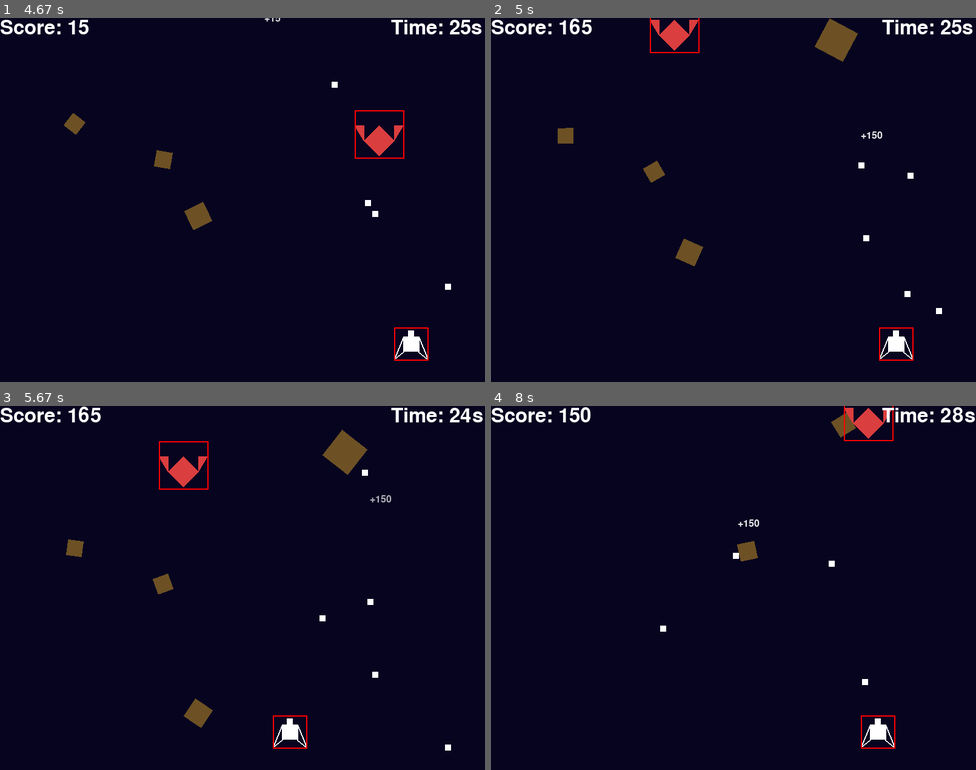
Above: before the commit, frames 1-4 (two rows, left to right).
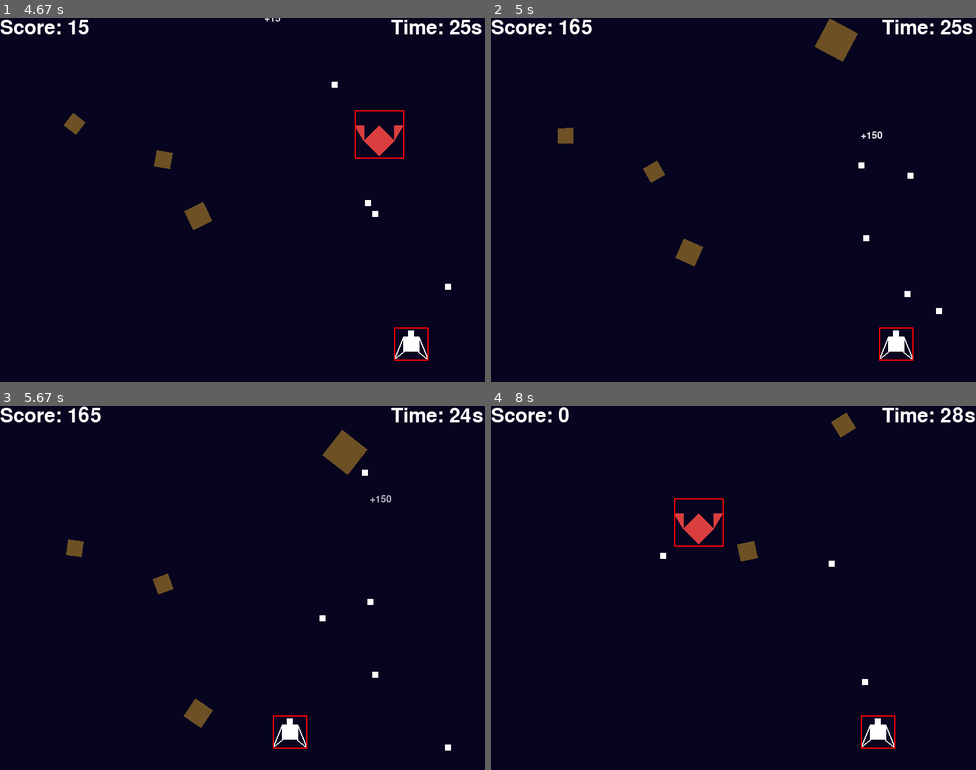
Above: after the commit, the same moments.

Repository: gnikkoch96/pygame-projects
Game: pygame game, started from test_game/shootemup_game/main.py
The game is run twice, just before and just after one commit, with the same random seed, the same clock (stepped at 60 frames per second) and the same inputs.
Inputs (mouse positions are in pixels of both pictures, inside the frame that each line leads up to):
- Up to frame 1 (4.67 s): tap Space at 0.33, 0.73, 1.03, 1.23, 1.53, 1.73, 2.03, 2.3, 2.6, 2.73, 3.03, 3.4, 3.7, 3.9, 4.2, 4.4 s; hold Right 0.67-1.13 s; hold Right 1.17-1.63 s; hold Left 1.67-2.2 s; hold Left 2.23-2.63 s; hold Right 2.67-3.3 s; hold Left 3.33-3.8 s; hold Right 3.83-4.3 s; hold Right from 4.33 s (still down)
- Up to frame 2 (5 s): tap Space at 4.7, 4.9 s; release Right at 4.8 s; hold Left from 4.83 s (still down)
- Up to frame 3 (5.67 s): tap Space at 5.2, 5.47 s; release Left at 5.37 s; hold Left from 5.4 s (still down)
- Up to frame 4 (8 s): tap Space at 5.77, 5.9, 6.2, 6.9, 7.2, 7.4, 7.7, 7.9 s; release Left at 5.8 s; hold Right 5.83-6.47 s; click (689, 635) at 6.55 s; hold Left 6.83-7.3 s; move the mouse to (791, 620) at 6.87 s; hold Right 7.33-7.8 s; hold Right from 7.83 s (still down)

Frame 1 is identical in both runs. In frame 2, 0.4% of the frame differs, in the area x 32-43%, y 0-10%; in frame 3, 0.5%; in frame 4, 1.2%, in the area x 14-83%, y 0-62%.

Commit message:
feat: enemy spawn timer resets when enemy dies

Diff:
--- /dev/null
+++ b/test_game/openai-api-test/pyvenv.cfg
@@ -0,0 +1,5 @@
+home = C:\Python312
+include-system-site-packages = false
+version = 3.12.0
+executable = C:\Python312\python.exe
+command = C:\Python312\python.exe -m venv D:\Github\pygame-projects\test_game\openai-api-test
--- a/test_game/shootemup_game/entities/pools/enemy_pool.py
+++ b/test_game/shootemup_game/entities/pools/enemy_pool.py
@@ -22,7 +22,6 @@
             rand_x = random.randint(0, SCREEN_WIDTH) # we should also subtract by meteor size if possible for the max range
 
             self.get_enemy(rand_x, 0, 1)
-            self.last_enemy_spawn = current_time
 
     def get_enemy(self, x: int, y: int, hp: int, speed: int = 2, shot_cooldown: int = 1000):
         if self.pool:
@@ -43,6 +42,8 @@
             enemy.update(player)
 
             if not enemy.is_alive:
+                # only start to spawn after the enemy has died
+                self.last_enemy_spawn = pygame.time.get_ticks()
                 self.active_enemies.remove(enemy)
                 self.pool.append(enemy)
                 enemy.is_alive = True # prevent from automatically being removed the moment they spawn
--- a/test_game/shootemup_game/main.py
+++ b/test_game/shootemup_game/main.py
@@ -58,6 +58,8 @@
     meteor_pool.meteor_min_size = int(max(1,  25 + progress * 25))
     meteor_pool.meteor_max_size = int(max(1,  50 + progress * 25))
 
+
+
     if remaining_time == 0:
         show_game_over_dialog()
 
